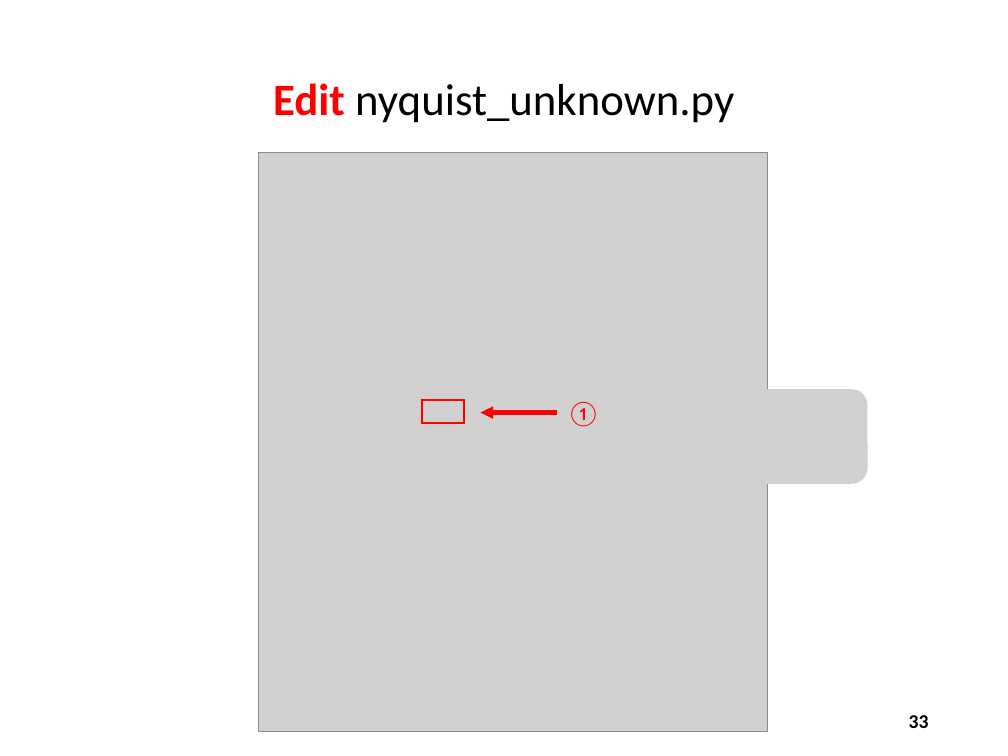
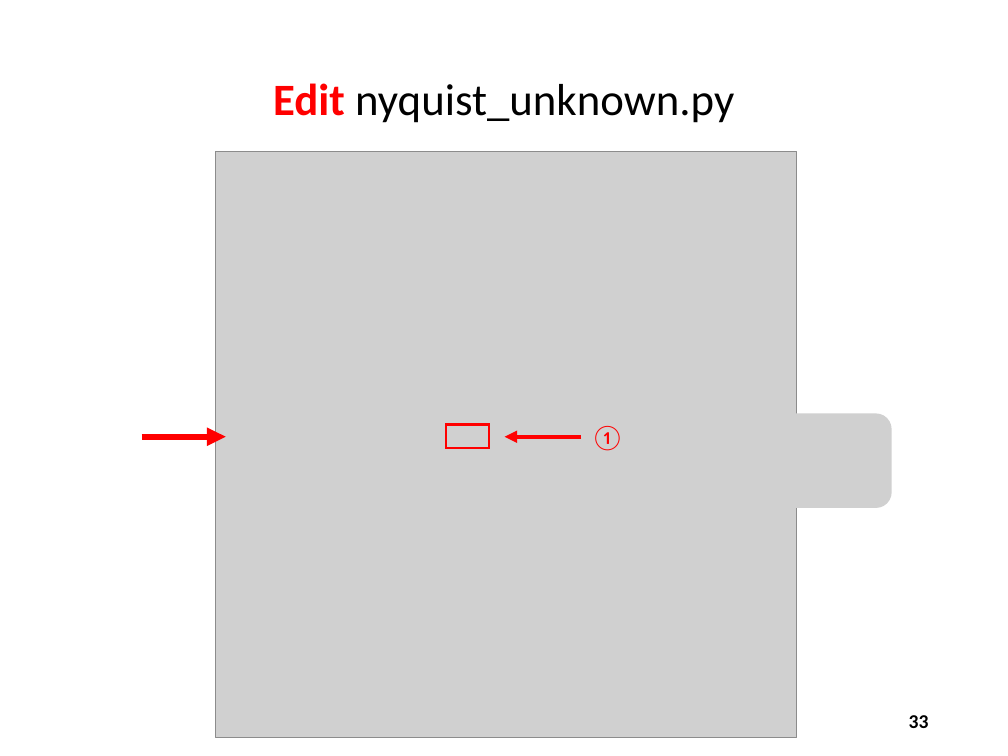
Before and after one commit to dbiersach/scicomp101, a slide deck: slide 33 of Session 09 - Measuring Waves/Session 09 - Measuring Waves.pptx. Drawn at 1008x756 pixels with LibreOffice and Linux fonts; fonts in the diff are those of the drawing; grey boxes stand for pictures. Boxes give left, top, right and bottom in pixels: in the first picture for what was removed or moved away, otherwise in the second. Text is boxed around its words. In the diff, an @@ line names an element or a change of style, - is before the commit and + after.

```diff
--- a/Session 09 - Measuring Waves/Session 09 - Measuring Waves.pptx
+++ b/Session 09 - Measuring Waves/Session 09 - Measuring Waves.pptx
@@ picture: place and size @@
-picture at <box>259,153,768,732</box>
+picture at <box>216,151,797,738</box>
@@ 1 text, 1 arrow, 1 rectangle, 1 picture: place and size @@
-1 text, 1 arrow, 1 rectangle, 1 picture at <box>422,389,867,484</box>
+1 text, 1 arrow, 1 rectangle, 1 picture at <box>447,413,891,508</box>
@@ arrow added from (141, 436) to (226, 436), #FF0000 4.5 pt @@
```
Also in this commit, not shown: 2 other slides changed, 1 other file.
